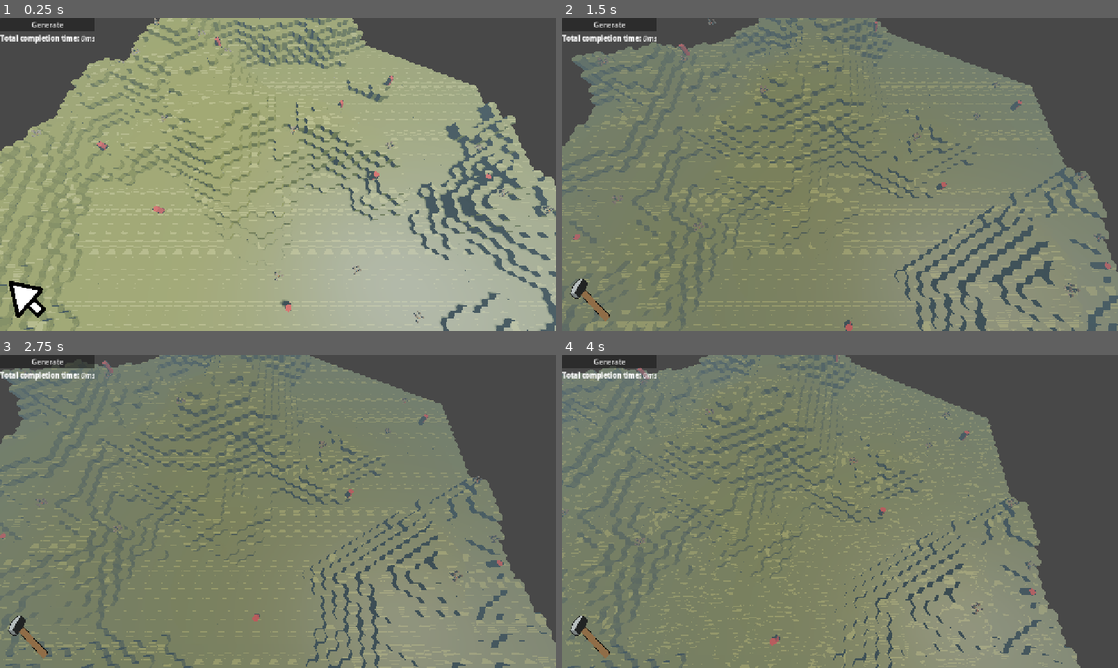
Above: before the commit, frames 1-4 (two rows, left to right).
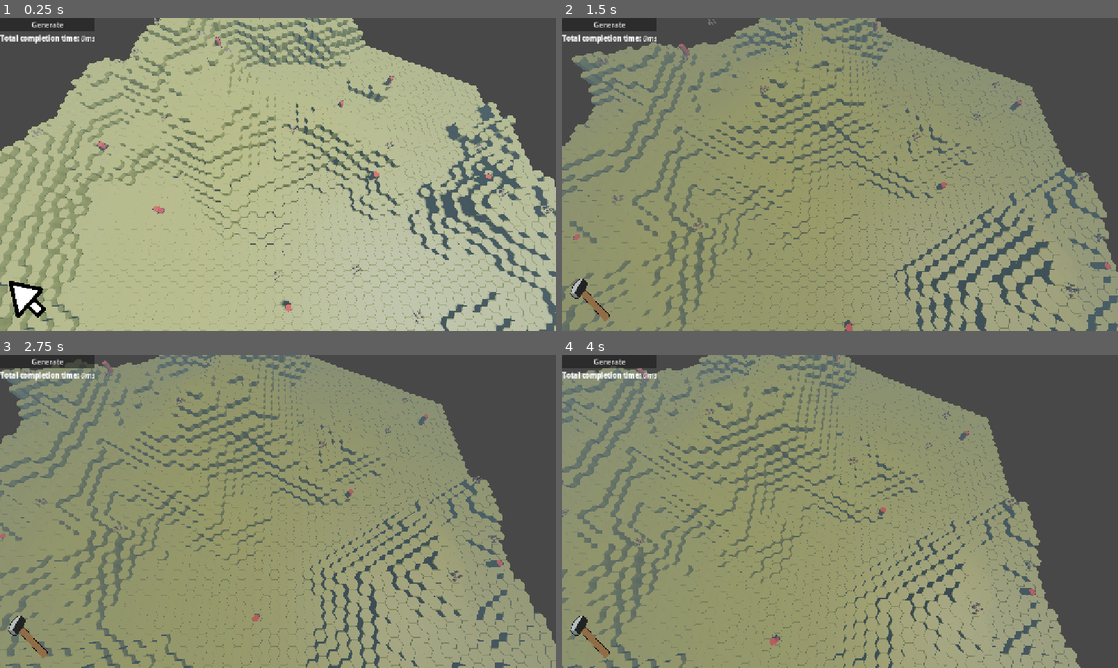
Above: after the commit, the same moments.

Repository: forzinkahd/HexaKingdomGameRepo
Game: Godot game, scene res://Scenes/GameScene.tscn
Two runs of this game, one before a commit and one after it. Both use one fixed random seed, a clock stepped at 60 frames per second and the inputs below.
Inputs (mouse positions are in pixels of both pictures, inside the frame that each line leads up to):
- Up to frame 1 (0.25 s): no input
- Up to frame 2 (1.5 s): click "Generate" at 0.5 s; tap Enter at 1.25 s; move the mouse to (962, 158) at 1.27 s; hold D (MoveRight) from 1.28 s (still down); tap 2 (Build) at 1.35 s; click (962, 158) at 1.42 s
- Up to frame 3 (2.75 s): move the mouse to (166, 527) at 2.02 s; release D (MoveRight) at 2.03 s; hold S (MoveBackwards) from 2.03 s (still down); click (166, 527) at 2.1 s
- Up to frame 4 (4 s): move the mouse to (895, 442) at 2.77 s; release S (MoveBackwards) at 2.78 s; hold D (MoveRight) 2.78-3.53 s; right-click (895, 442) at 2.85 s; move the mouse to (812, 574) at 3.52 s; hold W (MoveForward) from 3.53 s (still down); tap Q (RotateCameraLeft) at 3.6 s; click (812, 574) at 3.67 s

The runs differ from the first frame. In frame 1, 6.5% of the frame differs, in the area x 0-100%, y 0-100%; in frame 2, 41%; in frame 3, 42%; in frame 4, 41%.

Commit message:
Implement Bottom tile
scaling and no more overlap

Diff:
--- a/Resources/world_theme.gd
+++ b/Resources/world_theme.gd
@@ -4,11 +4,12 @@
 # This script holds the various tiles for the terrain
 # update packed scenes in .tres!!!!!!!!!!!!!!!!!!!!!!!!!!!!!!!!!!!!!!
 
-@export var grass_tile_scene: PackedScene
+@export_category("Top tiles")
+@export var grass_top_scene: PackedScene
+@export var stone_top_scene: PackedScene
+@export var dirt_top_scene: PackedScene
+
+@export_category("Bottom tiles")
 @export var grass_bottom_scene: PackedScene
-
-@export var stone_tile_scene: PackedScene
 @export var stone_bottom_scene: PackedScene
-
-@export var dirt_tile_scene: PackedScene
 @export var dirt_bottom_scene: PackedScene
--- a/Resources/world_theme_resource.tres
+++ b/Resources/world_theme_resource.tres
@@ -6,10 +6,10 @@
 
 [resource]
 script = ExtResource("1_n8hqk")
-grass_tile_scene = ExtResource("1_icrjr")
+grass_top_scene = ExtResource("1_icrjr")
+stone_top_scene = ExtResource("1_icrjr")
+dirt_top_scene = ExtResource("1_icrjr")
 grass_bottom_scene = ExtResource("2_p2yq6")
-stone_tile_scene = ExtResource("1_icrjr")
-stone_bottom_scene = ExtResource("1_icrjr")
-dirt_tile_scene = ExtResource("1_icrjr")
-dirt_bottom_scene = ExtResource("1_icrjr")
+stone_bottom_scene = ExtResource("2_p2yq6")
+dirt_bottom_scene = ExtResource("2_p2yq6")
 metadata/_custom_type_script = "uid://bfdmepmayfg4u"
--- a/scripts/WorldGen/Voxel/voxel_generator.gd
+++ b/scripts/WorldGen/Voxel/voxel_generator.gd
@@ -82,11 +82,6 @@
 	#_spawn_surface_tiles(chunk)
 
 	return chunk
-	"""var chunk = Chunk.new()
-	chunk.mesh = surface.commit()
-	chunk.voxels = map
-	chunk.material_override = settings.material
-	return chunk"""
 
 
 func process_voxels() -> Vector2i:
@@ -341,15 +336,19 @@
 		return
 
 	for v: Voxel in surface_voxels:
-		var scene := _scene_for_voxel_type(v.type)
+		var scene := _top_scene_for_voxel_type(v.type)
 		if scene == null:
 			continue
 
 		var inst := scene.instantiate() as Node3D
-		# Place on top of the procedural prism
-		inst.position = v.world_position + Vector3(0, settings.voxel_height, 0)
+
+		# Put cap on the top surface of this voxel.
+		# This is robust even if world_position.y has been altered elsewhere.
+		var cap_y := float(v.grid_position_xyz.y + 1) * settings.voxel_height
+		inst.position = Vector3(v.world_position.x, cap_y, v.world_position.z)
 
 		chunk.add_child(inst)
+
 
 
 func _spawn_columns(chunk: Chunk) -> void:
@@ -357,8 +356,7 @@
 		push_warning("No theme assigned; skipping tile spawn.")
 		return
 
-	# Dictionary: Vector2i -> Array[Voxel]
-	var columns := {}
+	var columns := {} # Dictionary: Vector2i -> Array[Voxel]
 
 	for v: Voxel in map:
 		if v.type == VoxelData.voxel_type.AIR:
@@ -377,28 +375,21 @@
 		var top_voxel: Voxel = col[col.size() - 1]
 		var top_y: int = top_voxel.grid_position_xyz.y
 
-		# Count consecutive solid voxels downward from the top (same x,z)
-		var height_voxels := 0
-		var y := top_y
-		while true:
-			var p := Vector3i(top_voxel.grid_position_xyz.x, y, top_voxel.grid_position_xyz.z)
-			var vv: Voxel = map_dict.get(p)
-			if vv == null or vv.type == VoxelData.voxel_type.AIR:
-				break
-			height_voxels += 1
-			y -= 1
-
 		var bottom_scene := _bottom_scene_for_voxel_type(top_voxel.type)
 		if bottom_scene == null:
 			continue
 
 		var bottom := bottom_scene.instantiate() as Node3D
 
-		# Stretch column to cover the stack. If your bottom mesh is 1 voxel tall at scale.y=1, this is correct.
-		bottom.scale.y = float(height_voxels)
-
-		# Place the TOP of the column at the top surface of the top voxel
-		bottom.position = top_voxel.world_position + Vector3(0, settings.voxel_height, 0)
+		# Column runs from y=0 up to the TOP of the top voxel (cap will sit above that).
+		# If your bottom mesh is "1 voxel tall" at scale.y = 1, then this is correct:
+		var column_voxel_height := float(top_y + 0)	# was + 1
+		bottom.scale.y = -column_voxel_height
+
+		# Place bottom at base. Use the x/z of the column and y=0.
+		# IMPORTANT: this assumes voxel.world_position is at the voxel base for y=0.
+		# We can use the top voxel's x/z because all in column share it.
+		bottom.position = Vector3(top_voxel.world_position.x, 0.0, top_voxel.world_position.z)
 
 		chunk.add_child(bottom)
 
@@ -421,11 +412,11 @@
 ##########################################
 
 
-func _scene_for_voxel_type(t) -> PackedScene:
+"""func _scene_for_voxel_type(t) -> PackedScene:
 	match t:
 		VoxelData.voxel_type.GRASS:
 			return theme.grass_tile_scene
 		VoxelData.voxel_type.STONE:
 			return theme.stone_tile_scene
 		_:
-			return theme.dirt_tile_scene
+			return theme.dirt_tile_scene"""
--- a/scripts/camera_script.gd
+++ b/scripts/camera_script.gd
@@ -1,7 +1,7 @@
 extends Camera3D
 
 @export_category("Movement")
-@export var movespeed = 12
+@export var movespeed = 20
 @export var zoomspeed = 2
 @export var zoom = Vector2(25.0, 90.0)
 @export var height = Vector2(0, 40)
